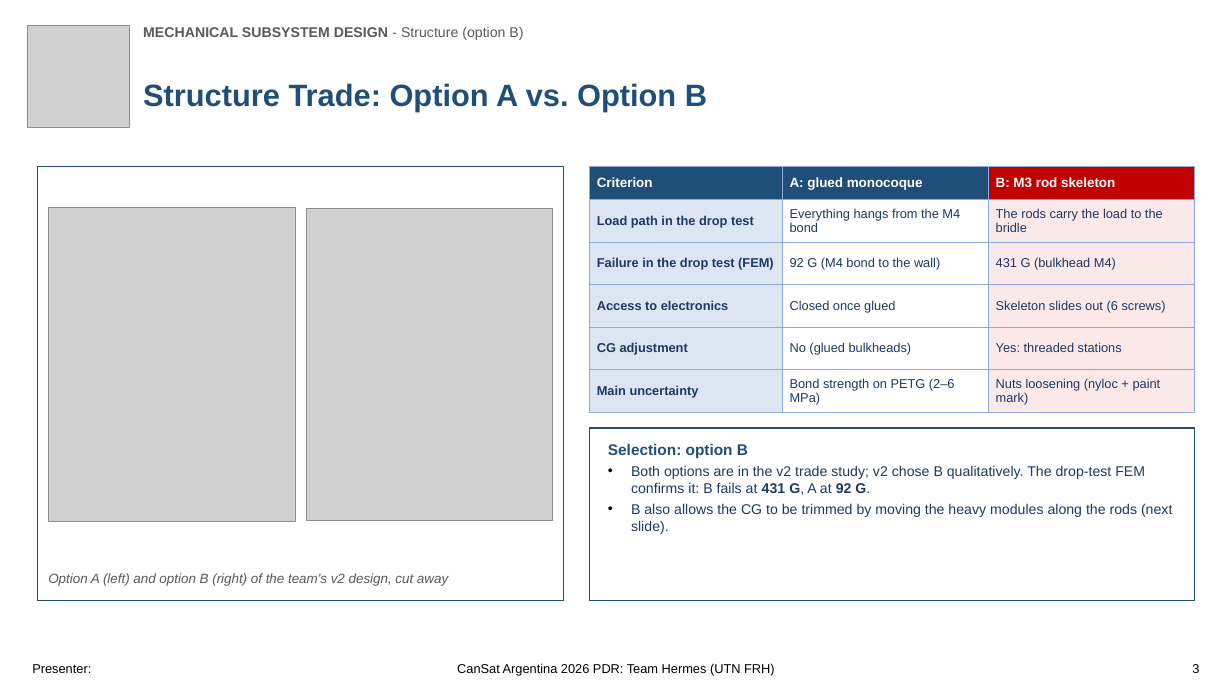
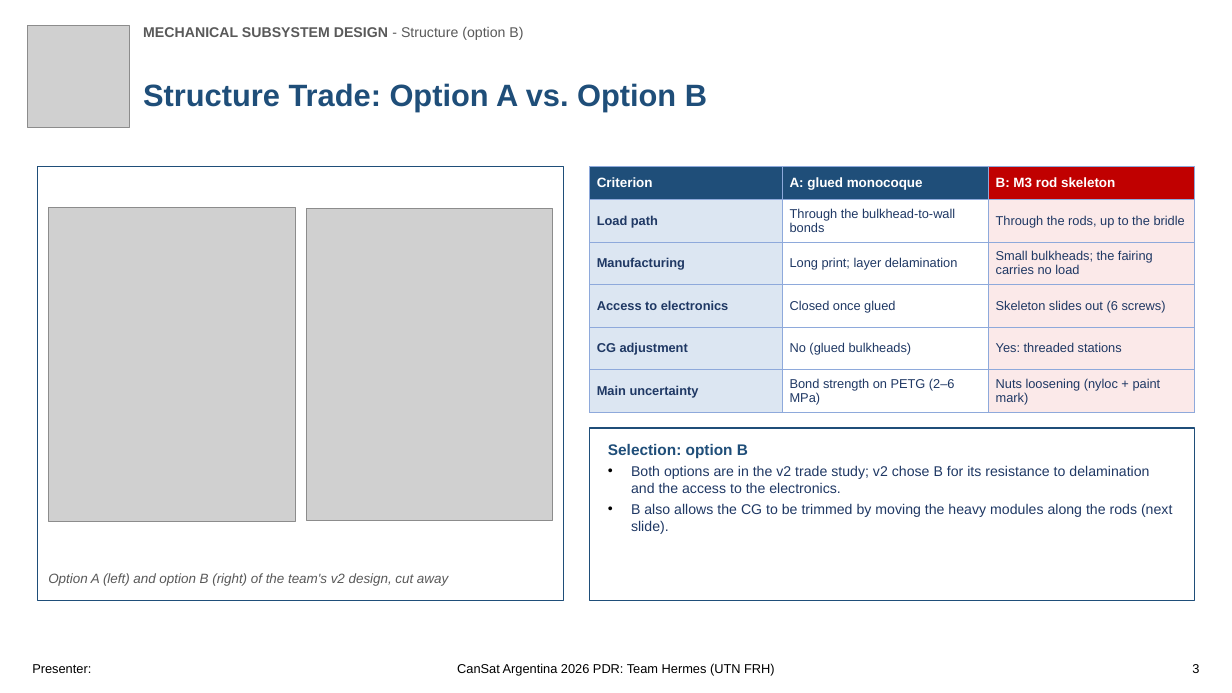
Before and after one commit to Caetano18/proyecto, a slide deck: slide 3 of cansat_pdr/laminas_plantilla/CanSat_PDR_Hermes_estructura_B.pptx. Drawn at 1232x693 pixels with LibreOffice and Linux fonts; fonts in the diff are those of the drawing; grey boxes stand for pictures; background and template pictures are left out. Boxes give left, top, right and bottom in pixels: in the first picture for what was removed or moved away, otherwise in the second. Text is boxed around its words. In the diff, an @@ line names an element or a change of style, - is before the commit and + after.

```diff
--- a/cansat_pdr/laminas_plantilla/CanSat_PDR_Hermes_estructura_B.pptx
+++ b/cansat_pdr/laminas_plantilla/CanSat_PDR_Hermes_estructura_B.pptx
@@ table at bbox=[590, 166, 1195, 412] @@
-row 2: Load path in the drop test | Everything hangs from the M4 bond | The rods carry the load to the bridle
+row 2: Load path | Through the bulkhead-to-wall bonds | Through the rods, up to the bridle
-row 3: Failure in the drop test (FEM) | 92 G (M4 bond to the wall) | 431 G (bulkhead M4)
+row 3: Manufacturing | Long print; layer delamination | Small bulkheads; the fairing carries no load
@@ text in rectangle at bbox=[631, 465, 1149, 493]: text changed @@
-• Both options are in the v2 trade study; v2 chose B qualitatively. The drop-test FEM confirms it: B fails at 431 G, A at 92 G.
+• Both options are in the v2 trade study; v2 chose B for its resistance to delamination and the access to the electronics.
```
Also in this commit, not shown: 1 other slide changed, 3 slides removed, 6 other files.
